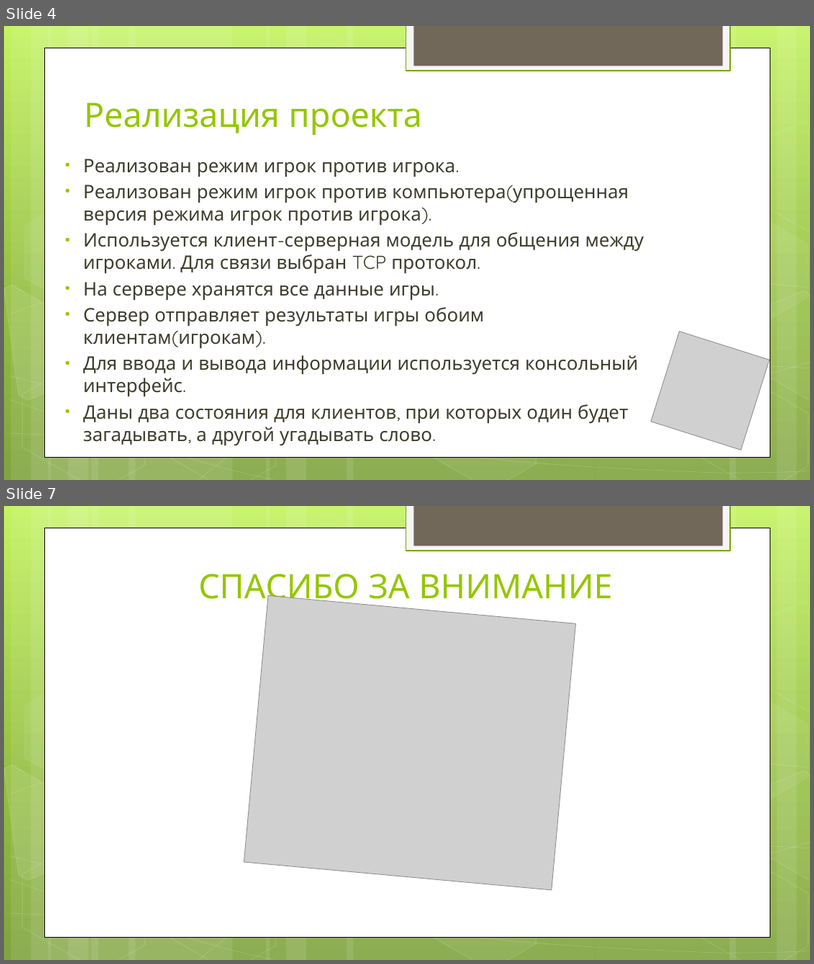
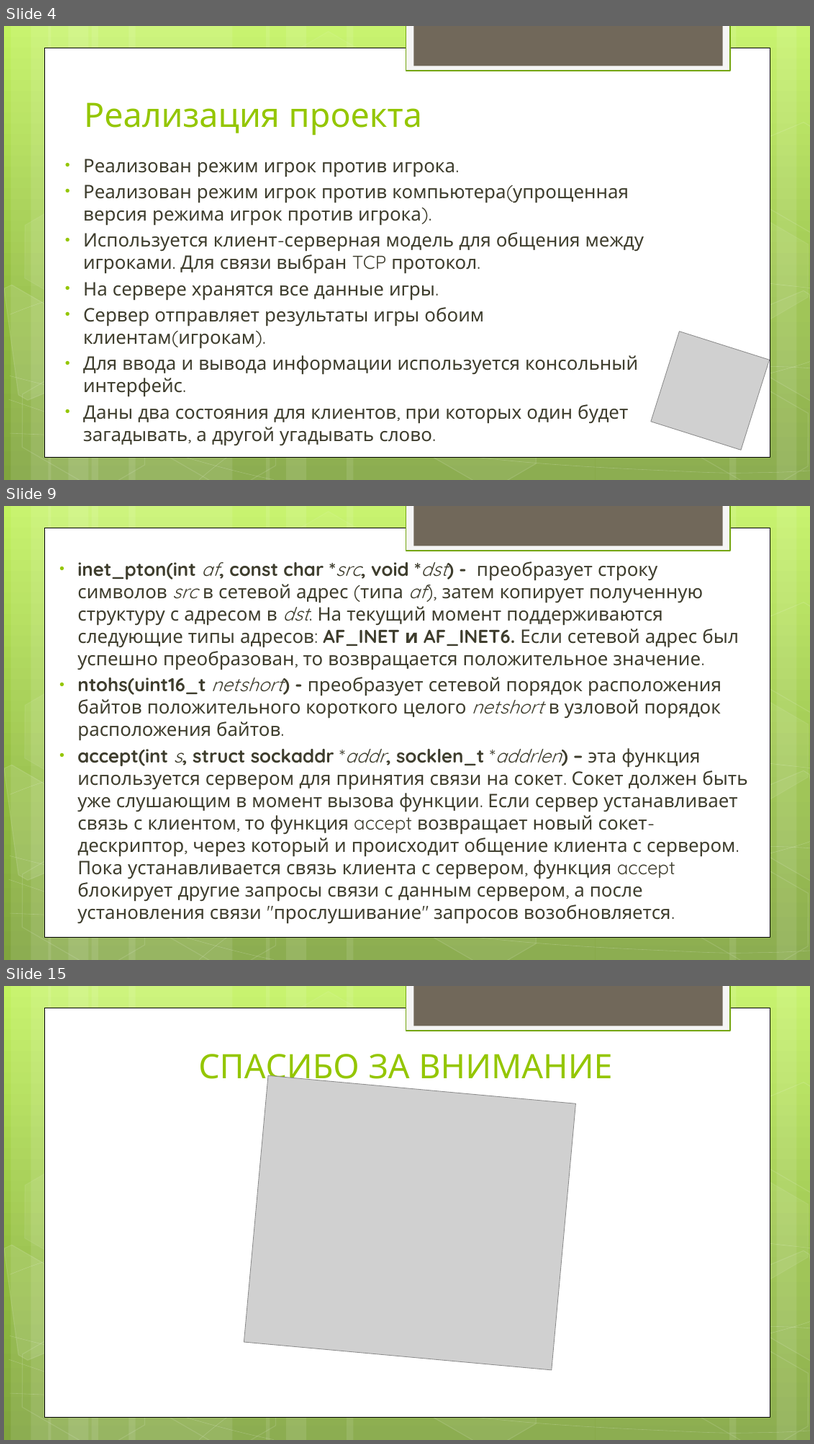
Before and after one commit to Toad-Non-Stop/Toad-Non-Stop, a slide deck: OC_Labs/palach/Презентация курсовой.ppt. Shown one above the other, each under a label of ours: slides 4 and 7 before the commit, slides 4, 9 and 15 after it; the slides between them are not shown. The pictures are 814x964 and 814x1444 pixels, drawn with LibreOffice and Linux fonts; fonts in the diff are those of the drawing; grey boxes stand for pictures. Boxes give left, top, right and bottom in pixels: in the first picture for what was removed or moved away, otherwise in the second. Text is boxed around its words. In the diff, an @@ line names an element or a change of style, - is before the commit and + after.

```diff
--- a/OC_Labs/palach/Презентация курсовой.ppt
+++ b/OC_Labs/palach/Презентация курсовой.ppt
@@ slide 9 added at [4, 506, 810, 960], background gradient #C3F35F to #93BF3F to #81A53E; not listed: 30 template elements that a slide beside it also shows @@
@@ text added at [77, 561, 748, 924], 22.2 pt, text #3E3D2D @@
+• inet_pton(int af, const char *src, void *dst) - преобразует строку символов src в сетевой адрес (типа af), затем копирует полученную структуру с адресом в dst. На текущий момент поддерживаются следующие типы адресов: AF_INET и AF_INET6. Если сетевой адрес был успешно преобразован, то возвращается положительное значение.
+• ntohs(uint16_t netshort) - преобразует сетевой порядок расположения байтов положительного короткого целого netshort в узловой порядок расположения байтов.
+• accept(int s, struct sockaddr *addr, socklen_t *addrlen) – эта функция используется сервером для принятия связи на сокет. Сокет должен быть уже слушающим в момент вызова функции. Если сервер устанавливает связь с клиентом, то функция accept возвращает новый сокет-дескриптор, через который и происходит общение клиента с сервером. Пока устанавливается связь клиента с сервером, функция accept блокирует другие запросы связи с данным сервером, а после установления связи "прослушивание" запросов возобновляется.
@@ what was slide 7 is now slide 15 @@
```
Also in this commit, not shown: 2 slides changed, 7 other slides added.
